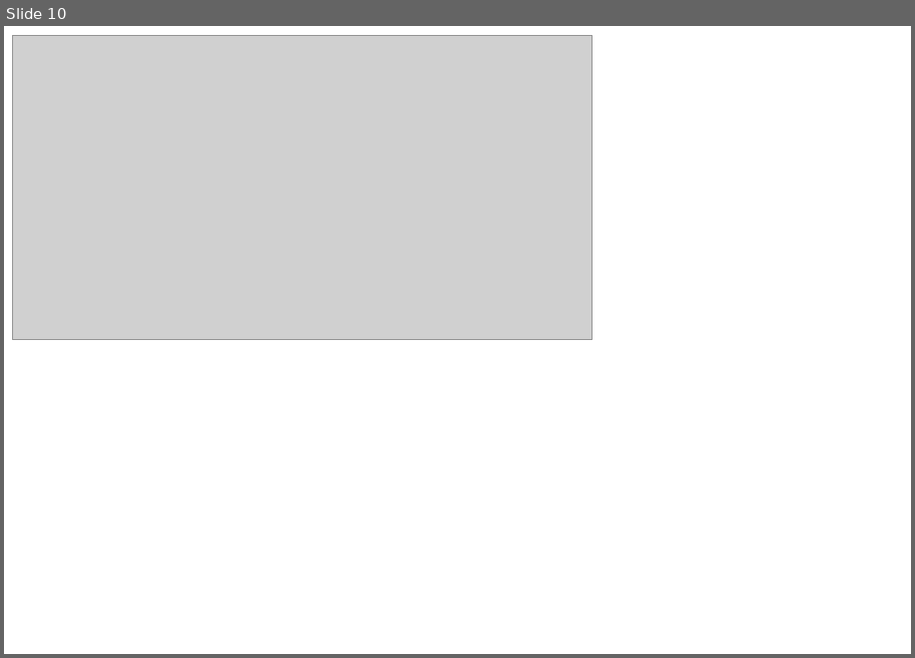
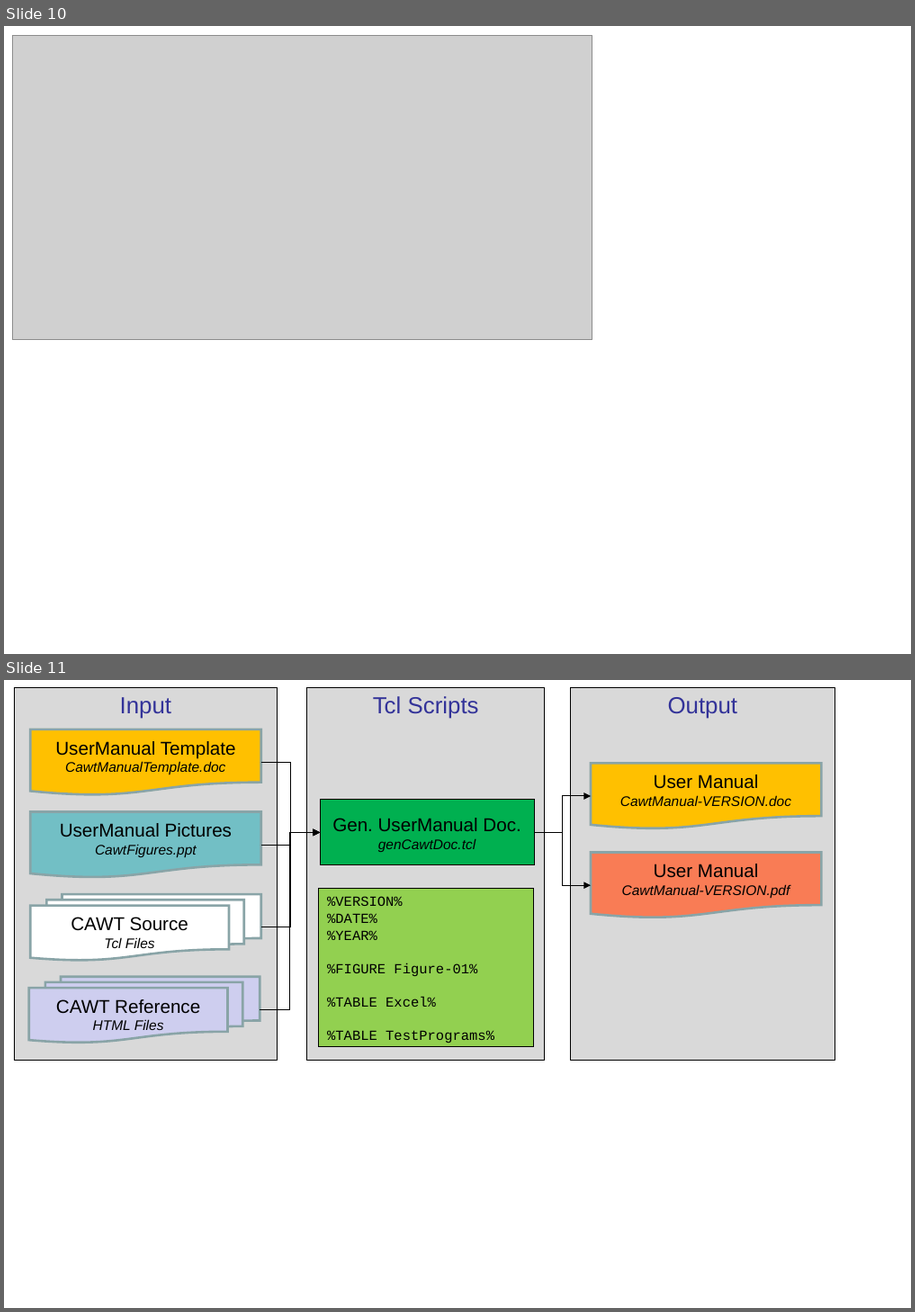
Before and after one commit to digsrc/cawt, a slide deck: Documentation/UserManual/CawtFigures.ppt. Shown one above the other, each under a label of ours: slide 10 before the commit, slides 10 and 11 after it. The pictures are 915x658 and 915x1312 pixels, drawn with LibreOffice and Linux fonts; fonts in the diff are those of the drawing; grey boxes stand for pictures. Boxes give left, top, right and bottom in pixels: in the first picture for what was removed or moved away, otherwise in the second. Text is boxed around its words. In the diff, an @@ line names an element or a change of style, - is before the commit and + after.

Commit message:
Added figure and more descriptive text for User Manual generation process.

```diff
--- a/Documentation/UserManual/CawtFigures.ppt
+++ b/Documentation/UserManual/CawtFigures.ppt
@@ slide 11 added at <box>4,680,911,1308</box>, background #FFFFFF @@
@@ rectangle added at <box>14,687,278,1060</box>, fill #D9D9D9, outline #000000 0.74 pt, 20 pt, text #333399 @@
+Input
@@ rectangle added at <box>307,687,545,1060</box>, fill #D9D9D9, outline #000000 0.74 pt, 20 pt, text #333399 @@
+Tcl Scripts
@@ rectangle added at <box>571,687,834,1060</box>, fill #D9D9D9, outline #000000 0.74 pt, 20 pt, text #333399 @@
+Output
@@ flow chart document added at <box>30,730,260,795</box>, fill #FFC000, outline #89A4A7 2.01 pt, 12 pt, text #000000, italic @@
+UserManual Template
+CawtManualTemplate.doc
@@ elbow arrow added from (260, 762) to (320, 832), #000000 0.74 pt @@
@@ flow chart document added at <box>591,763,822,829</box>, fill #FFC000, outline #89A4A7 2.01 pt, 12 pt, text #000000, italic @@
+User Manual
+CawtManual-VERSION.doc
@@ flow chart document added at <box>30,811,260,877</box>, fill #72BFC5, outline #89A4A7 2.01 pt, 16 pt, text #000000 @@
+UserManual Pictures
+CawtFigures.ppt
@@ rectangle added at <box>320,800,534,865</box>, fill #00B050, outline #000000 0.74 pt, 16 pt, text #000000 @@
+Gen. UserManual Doc.
+genCawtDoc.tcl
@@ elbow arrow added from (534, 832) to (591, 796), #000000 0.74 pt @@
@@ elbow arrow added from (260, 1009) to (320, 832), #000000 0.74 pt @@
@@ elbow arrow added from (260, 845) to (320, 832), #000000 0.74 pt @@
@@ elbow arrow added from (260, 927) to (320, 832), #000000 0.74 pt @@
@@ elbow arrow added from (534, 832) to (591, 885), #000000 0.74 pt @@
@@ flow chart document added at <box>591,853,822,918</box>, fill #F97C55, outline #89A4A7 2.01 pt, 12 pt, text #000000, italic @@
+User Manual
+CawtManual-VERSION.pdf
@@ flow chart multidocument added at <box>30,894,260,961</box>, fill #FFFFFF, outline #89A4A7 2.01 pt, 16 pt, text #000000 @@
+CAWT Source
+Tcl Files
@@ rectangle added at <box>319,889,533,1046</box>, fill #92D050, outline #000000 0.74 pt, 12 pt, text #000000 @@
+%VERSION%
+%DATE%
+%YEAR%
+%FIGURE Figure-01%
+%TABLE Excel%
+%TABLE TestPrograms%
@@ flow chart multidocument added at <box>29,976,260,1043</box>, fill #CECEEF, outline #89A4A7 2.01 pt, 16 pt, text #000000 @@
+CAWT Reference
+HTML Files
```
Also in this commit, not shown: 2 other files.
